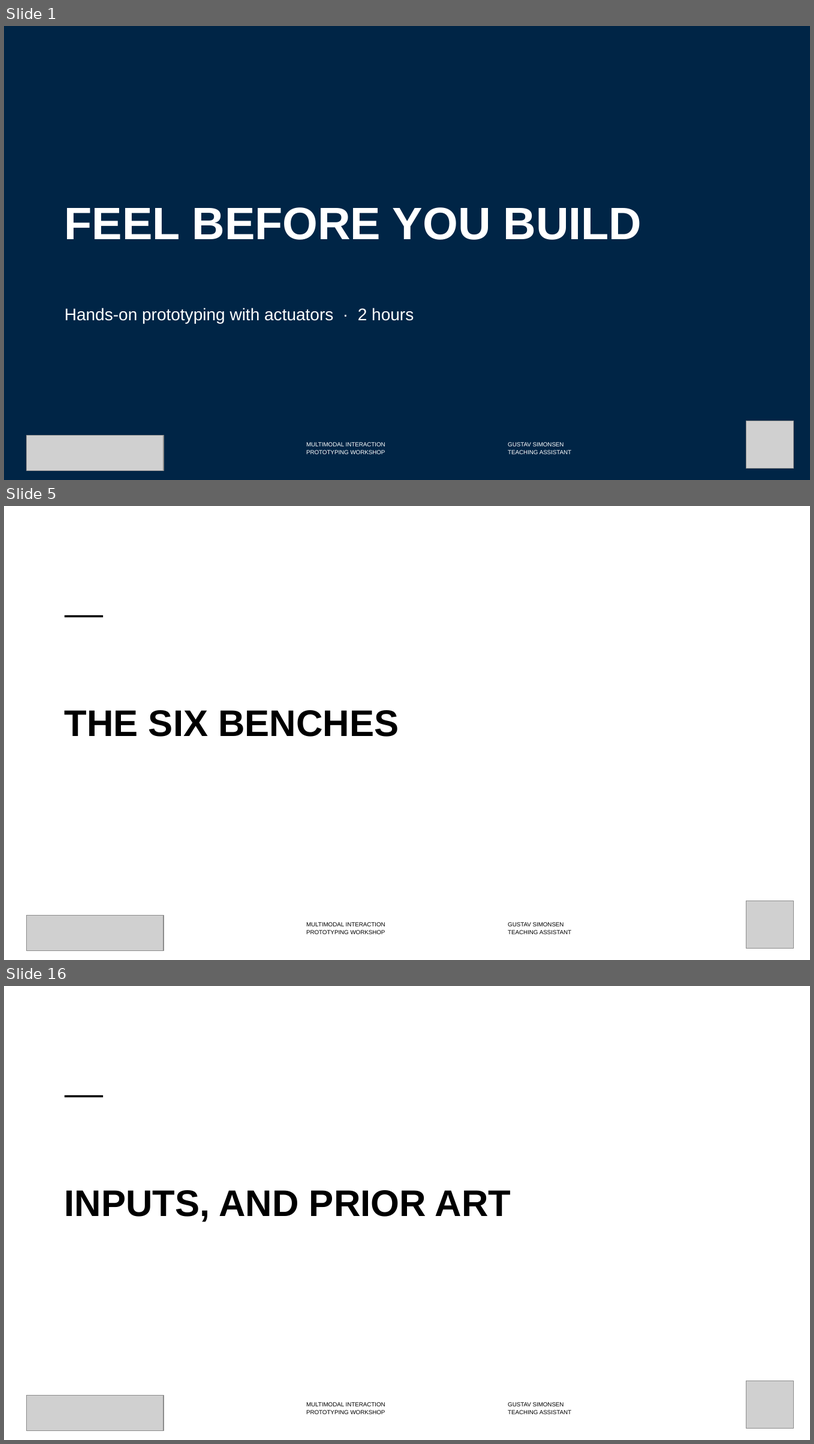
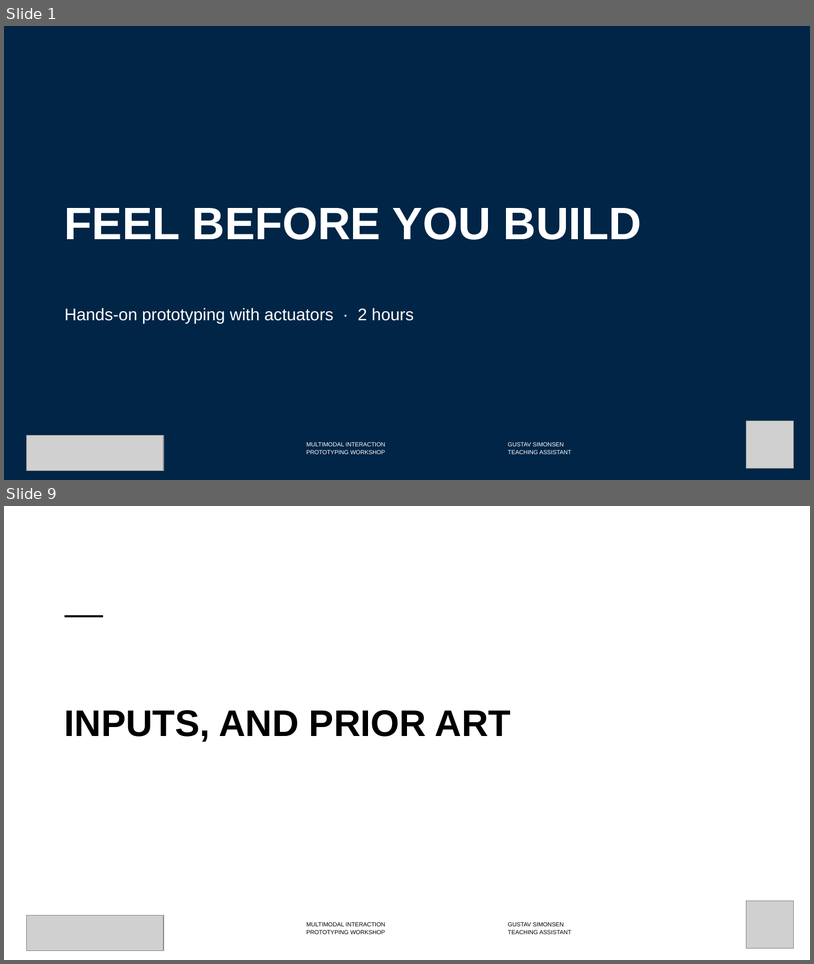
Before and after one commit to labtools-au/multimodal-actuator-workshop, a slide deck: docs/multimodal-actuator-workshop.pptx. Shown one above the other, each under a label of ours: slides 1, 5 and 16 before the commit, slides 1 and 9 after it; the slides between them are not shown. The pictures are 814x1444 and 814x964 pixels, drawn with LibreOffice and Linux fonts; fonts in the diff are those of the drawing; grey boxes stand for pictures; background and template pictures are left out. Boxes give left, top, right and bottom in pixels: in the first picture for what was removed or moved away, otherwise in the second. Text is boxed around its words. In the diff, an @@ line names an element or a change of style, - is before the commit and + after.

```diff
--- a/docs/multimodal-actuator-workshop.pptx
+++ b/docs/multimodal-actuator-workshop.pptx
@@ slide 5 removed at box(4, 506, 810, 960), background #FFFFFF; not listed: 3 template elements that a slide beside it also shows @@
@@ title removed at box(65, 710, 399, 736) @@
-THE SIX BENCHES
@@ picture removed at box(747, 901, 794, 948) @@
@@ picture removed at box(27, 915, 164, 950) @@
@@ what was slide 16 is now slide 9 @@
```
Also in this commit, not shown: 10 slides changed, 1 slide added, 7 other slides removed, 6 other files.
